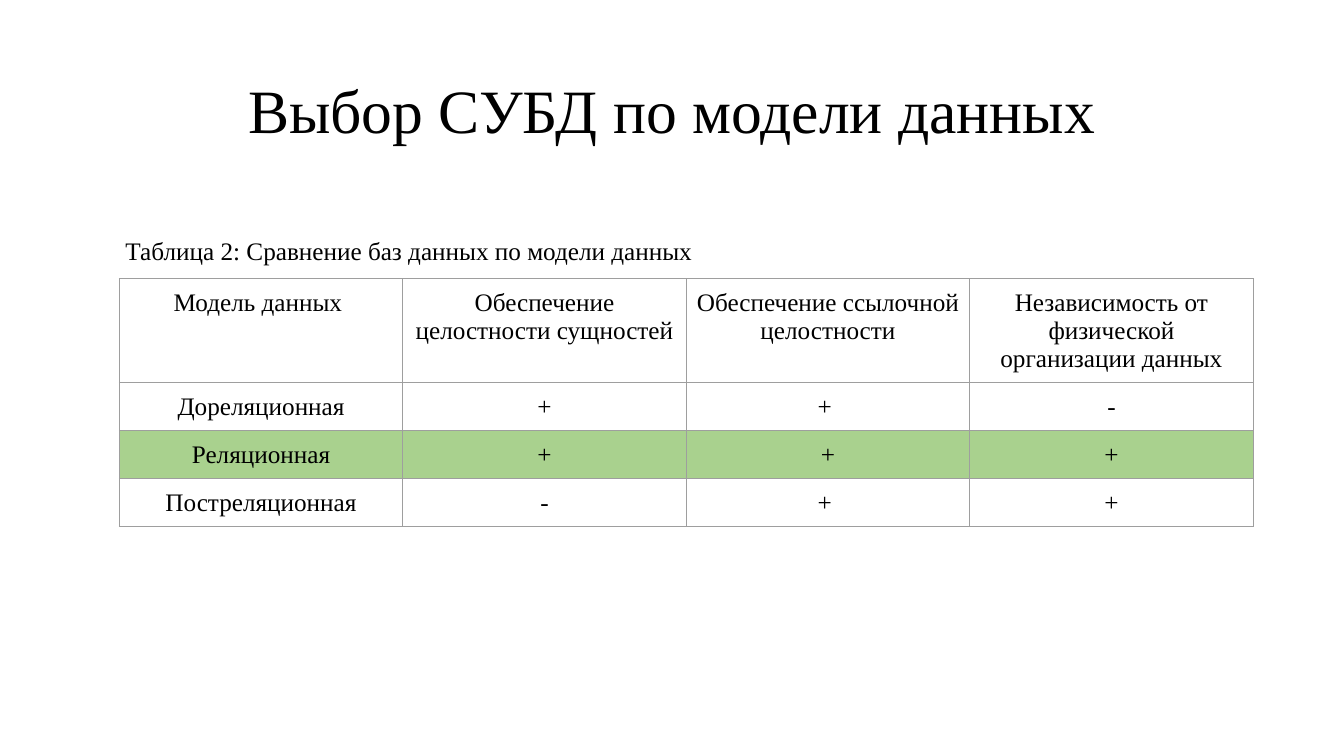
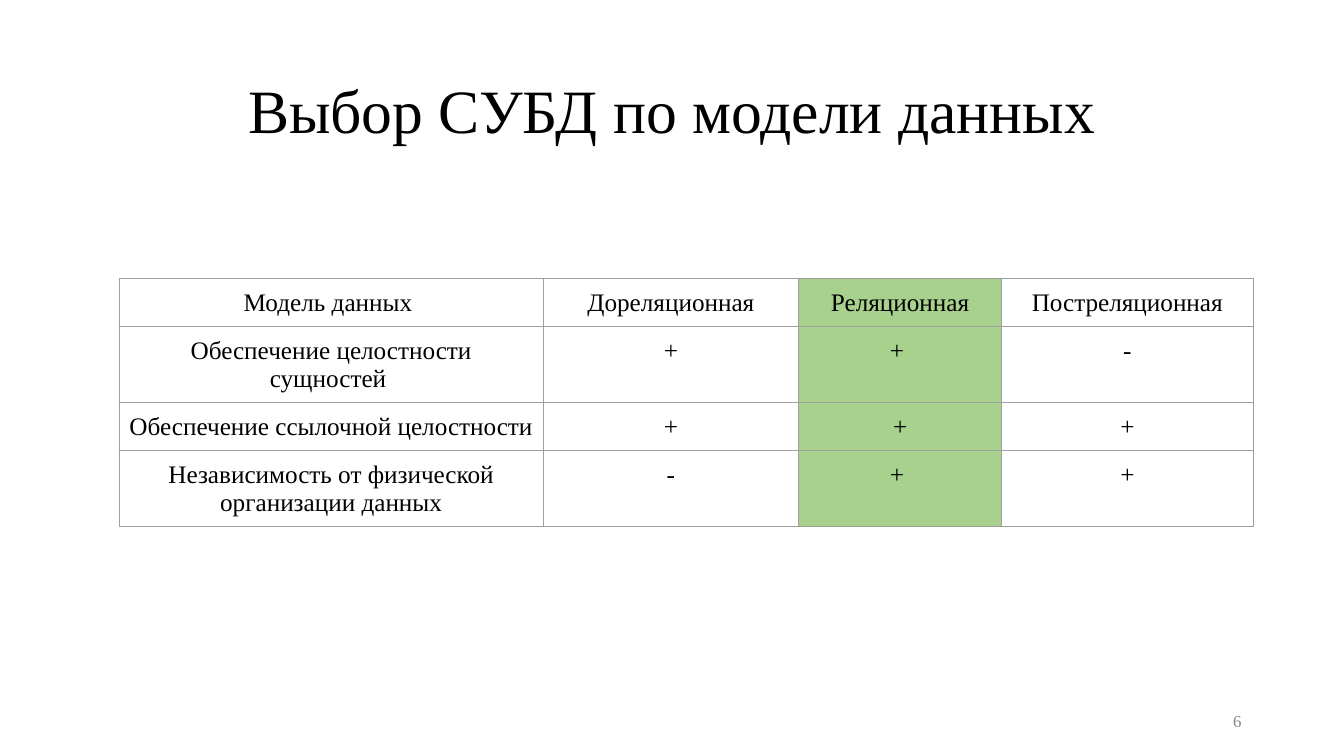
Before and after one commit to nikitalystsev/db_course, a slide deck: slide 6 of docs/presentation/pres.pptx. Drawn at 1344x756 pixels with LibreOffice and Linux fonts; fonts in the diff are those of the drawing. Boxes give left, top, right and bottom in pixels: in the first picture for what was removed or moved away, otherwise in the second. Text is boxed around its words. In the diff, an @@ line names an element or a change of style, - is before the commit and + after.

```diff
--- a/docs/presentation/pres.pptx
+++ b/docs/presentation/pres.pptx
@@ text removed at [125, 242, 691, 266] @@
-Таблица 2: Сравнение баз данных по модели данных
@@ table at [119, 279, 1253, 521] @@
-row 1: Модель данных | Обеспечение целостности сущностей | Обеспечение ссылочной / целостности | Независимость от физической организации данных
+row 1: Модель данных | Дореляционная | Реляционная | Постреляционная
-row 2, column 1: Дореляционная
+row 2, column 1: Обеспечение целостности сущностей
-row 3, column 1: Реляционная
+row 3, column 1: Обеспечение ссылочной целостности
-row 4, column 1: Постреляционная
+row 4, column 1: Независимость от физической организации данных
@@ fill none to #A9D18E in 3 cells @@
@@ fill #A9D18E to none in 3 cells @@
@@ page number added at [1233, 716, 1241, 727], 12 pt, text #888888 @@
+6
```
Also in this commit, not shown: 14 other slides changed, 53 other files.
